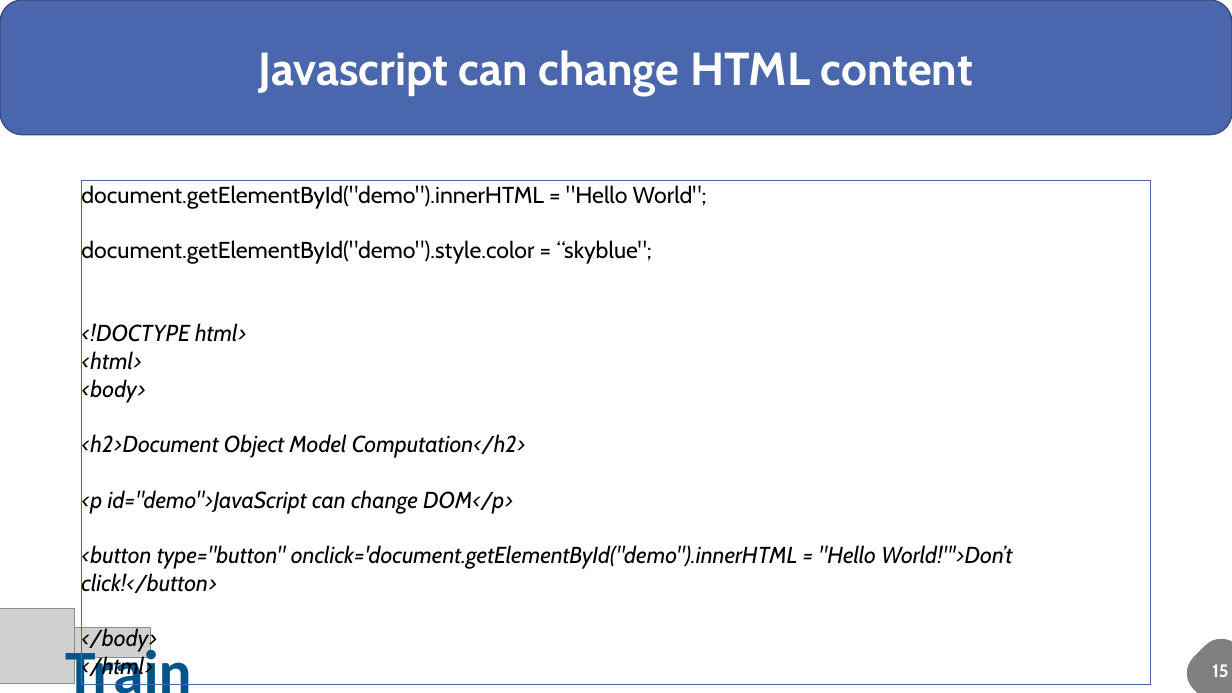
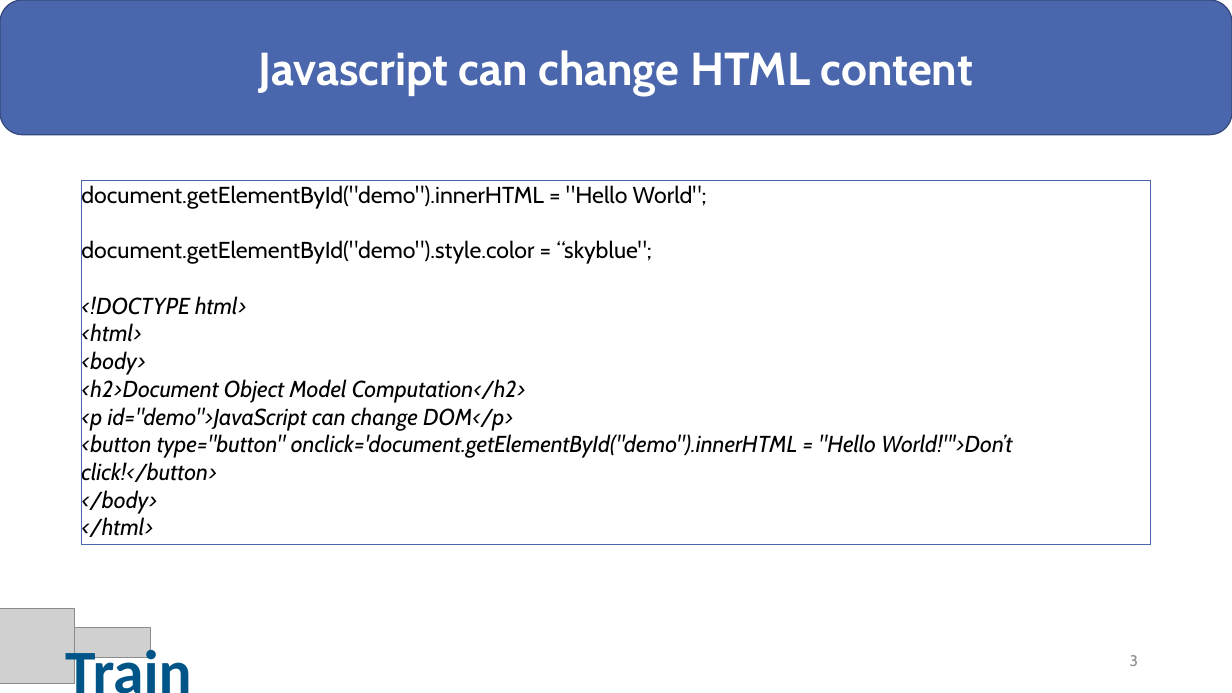
Before and after one commit to sesh86/HTML_CSS, a slide deck: slide 3 of iTrain - JS.pptx. Drawn at 1232x693 pixels with LibreOffice and Linux fonts; fonts in the diff are those of the drawing; grey boxes stand for pictures. Boxes give left, top, right and bottom in pixels: in the first picture for what was removed or moved away, otherwise in the second. Text is boxed around its words. In the diff, an @@ line names an element or a change of style, - is before the commit and + after.

```diff
--- a/iTrain - JS.pptx
+++ b/iTrain - JS.pptx
@@ rectangle "document.getElementById("demo").innerHTML = "Hello World";" resized from (x1=81, y1=180, x2=1151, y2=684) to (x1=81, y1=180, x2=1151, y2=544) @@
@@ page number added at (x1=1130, y1=655, x2=1138, y2=666), 12 pt, text #8C8C8C @@
+3
@@ freeform shape removed at (x1=1178, y1=630, x2=1232, y2=693) @@
@@ text removed at (x1=1212, y1=664, x2=1228, y2=677) @@
-15
```
Also in this commit, not shown: 14 other slides changed, 12 slides added.
